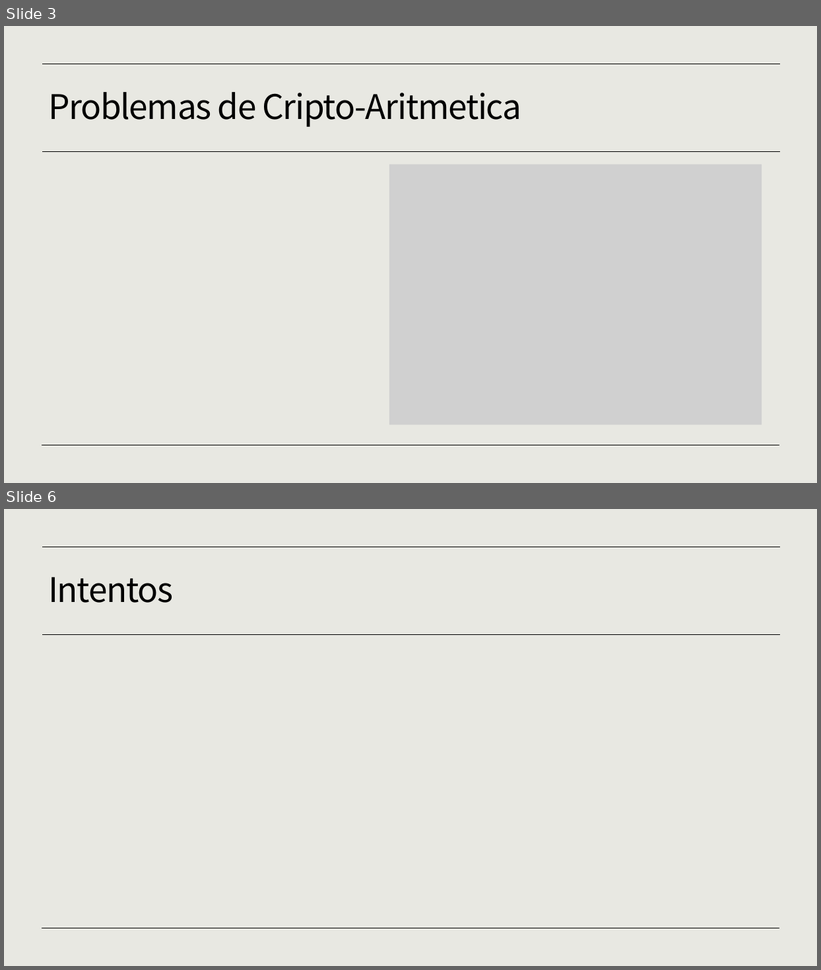
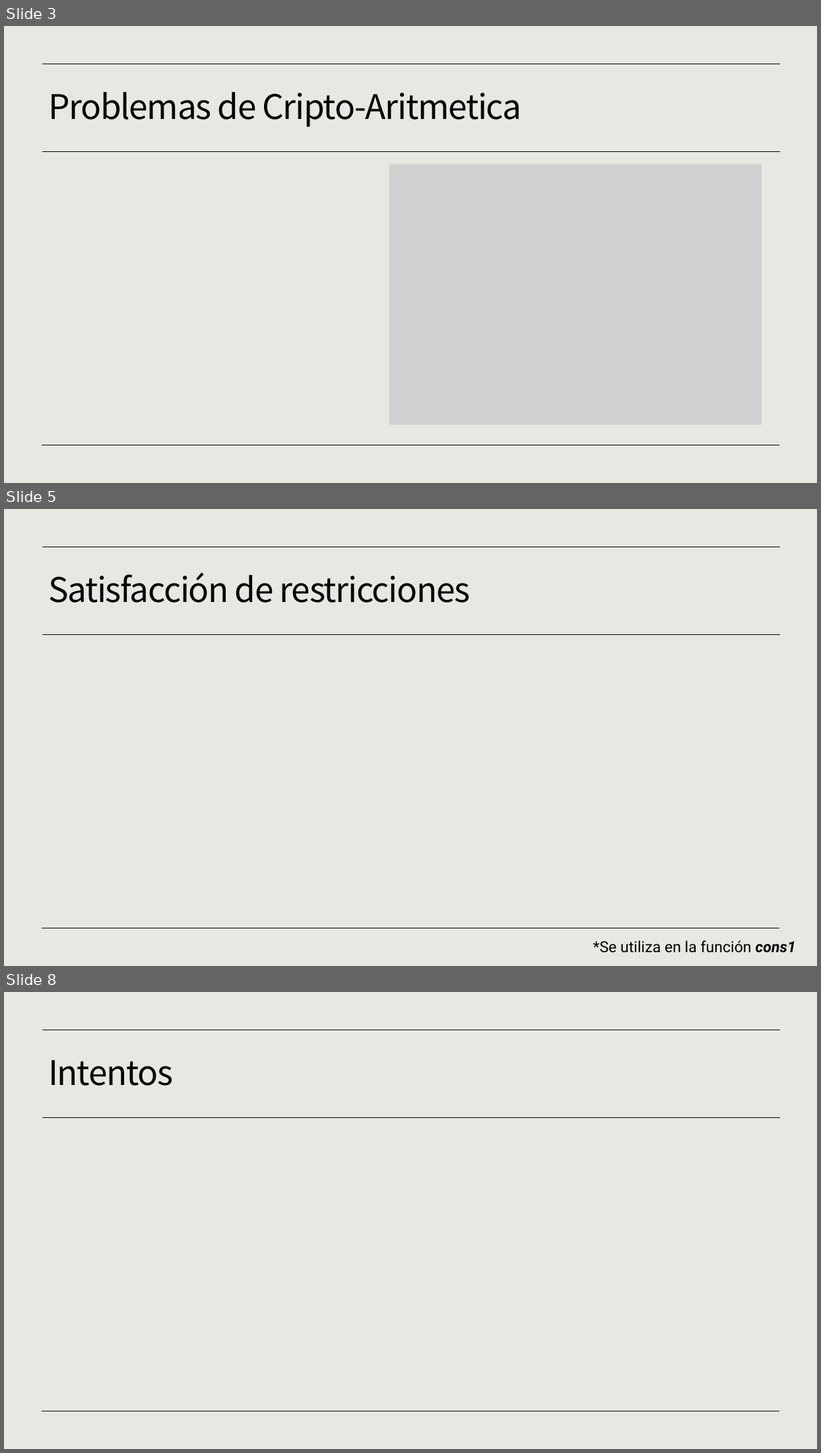
Before and after one commit to JavierCorralLizarraga/Artificial-intelligence, a slide deck: proyecto cripto-aritmetica/proyectocriptoaritmetica.pptx. Shown one above the other, each under a label of ours: slides 3 and 6 before the commit, slides 3, 5 and 8 after it; the slides between them are not shown. The pictures are 821x970 and 821x1453 pixels, drawn with LibreOffice and Linux fonts; fonts in the diff are those of the drawing; grey boxes stand for pictures. Boxes give left, top, right and bottom in pixels: in the first picture for what was removed or moved away, otherwise in the second. Text is boxed around its words. In the diff, an @@ line names an element or a change of style, - is before the commit and + after.

```diff
--- a/proyecto cripto-aritmetica/proyectocriptoaritmetica.pptx
+++ b/proyecto cripto-aritmetica/proyectocriptoaritmetica.pptx
@@ slide 5 added at (x1=4, y1=509, x2=817, y2=966), background #E8E8E2; not listed: 3 template elements that a slide beside it also shows @@
@@ title added at (x1=48, y1=572, x2=471, y2=603), 40 pt, text #000000 @@
+Satisfacción de restricciones
@@ text added at (x1=593, y1=941, x2=796, y2=953), 18 pt, text #000000 @@
+*Se utiliza en la función cons1
@@ what was slide 6 is now slide 8 @@
```
Also in this commit, not shown: 3 slides changed, 2 other slides added, 1 slide removed, 7 other files.
